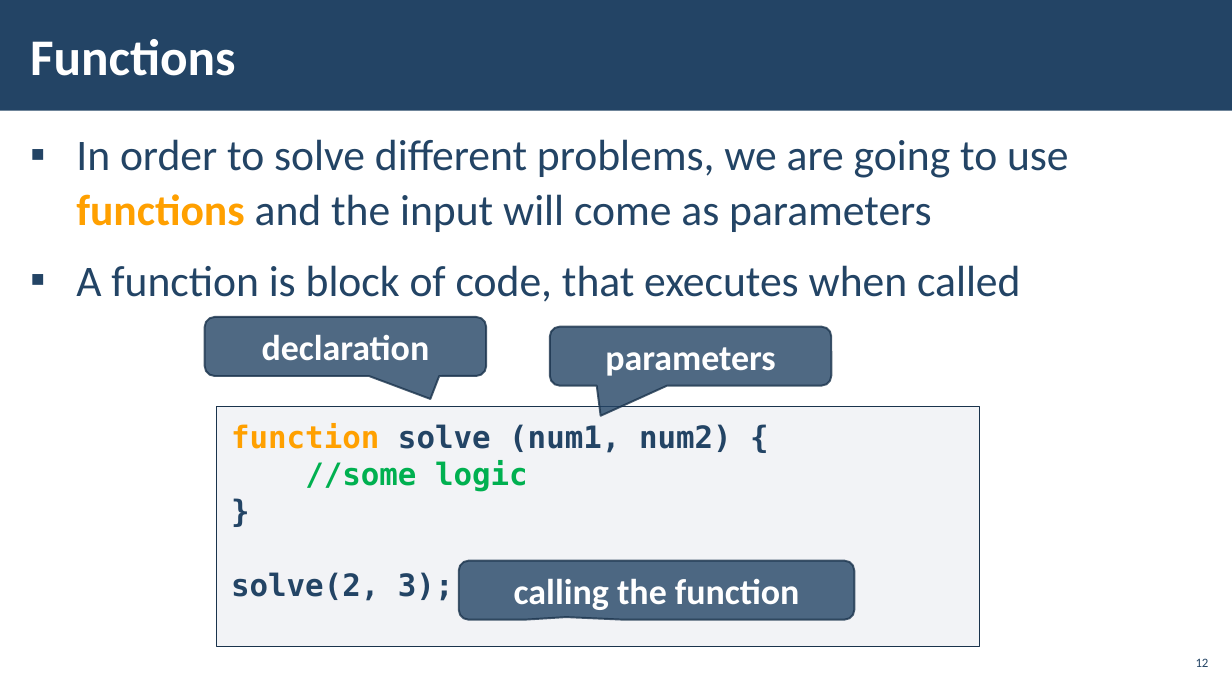
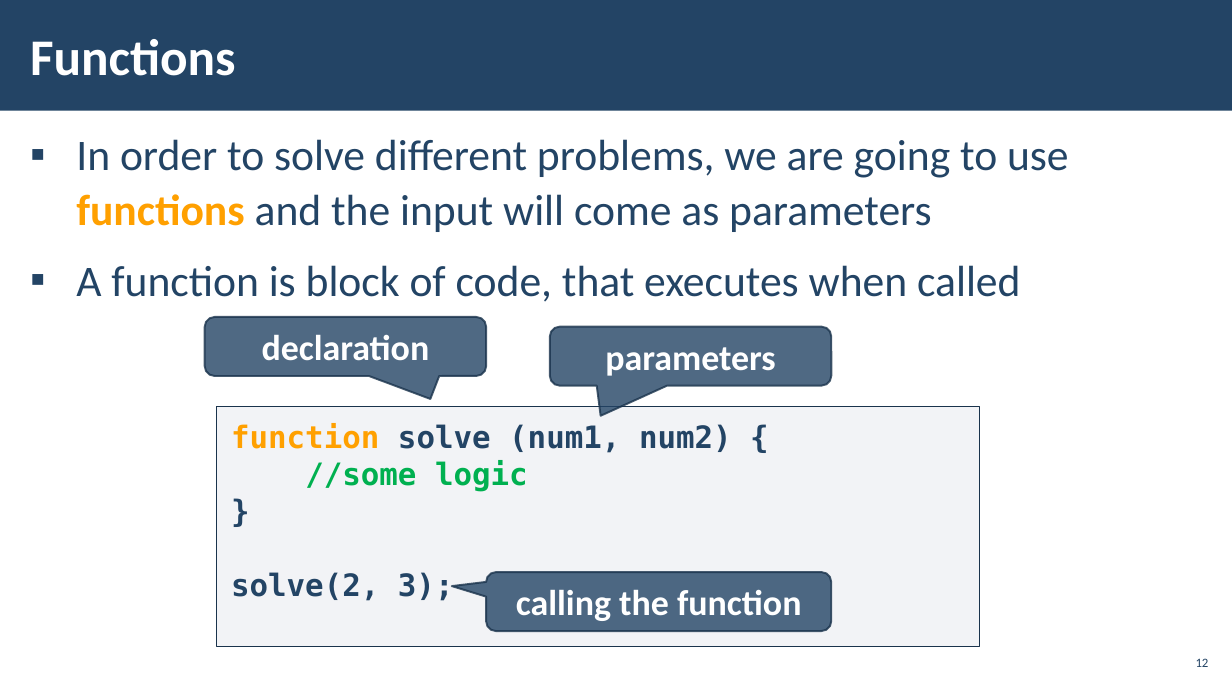
Before and after one commit to SoftUni/SoftUni-Course-Converter, a slide deck: slide 12 of Sample-Docs/test2.pptx. Drawn at 1232x693 pixels with LibreOffice and Linux fonts; fonts in the diff are those of the drawing; background and template pictures are left out. Boxes give left, top, right and bottom in pixels: in the first picture for what was removed or moved away, otherwise in the second. Text is boxed around its words. In the diff, an @@ line names an element or a change of style, - is before the commit and + after.

```diff
--- a/Sample-Docs/test2.pptx
+++ b/Sample-Docs/test2.pptx
@@ rounded speech box "calling the function": place and size @@
-rounded speech box "calling the function" at (459, 561, 855, 620)
+rounded speech box "calling the function" at (486, 572, 832, 631)
@@ rounded speech box "calling the function" at (486, 572, 832, 631): proportions changed @@
```
Also in this commit, not shown: 5 other slides changed, 1 other file.
